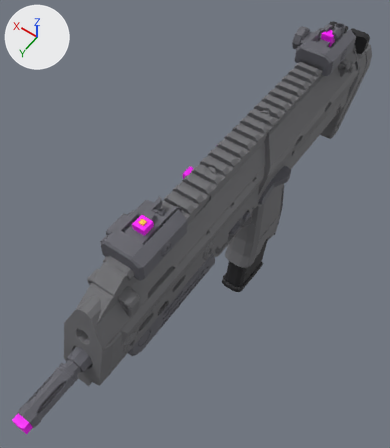
Before and after pictures for a commit that changed the glTF model art/sources/SMG.glb.
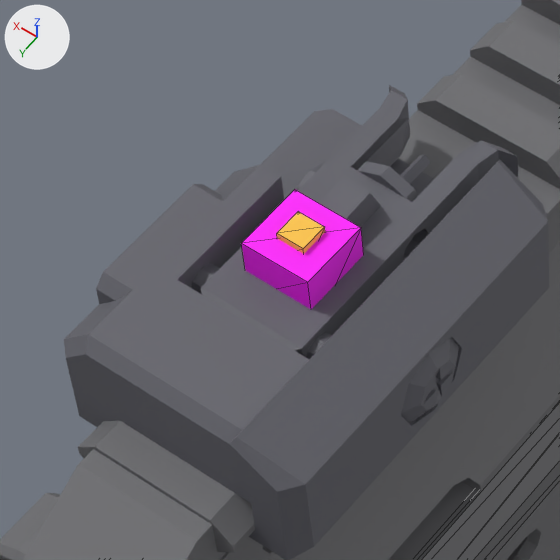
The first picture shows the older version from a 50 mm camera at (-0.78, 1.34, 1.94) aimed at (0.13, 0.06, -0.07). The close-ups show the older and then the newer version on the part from 23% to 48% of the width and 40% to 63% of the height of that picture. Only the edits that show in the close-ups are written down. The lights are fixed; the arrows at upper left show +X, +Y and +Z. The close-ups show mesh edges as thin lines. Vertices at exactly the same position are counted once.

The scene before the commit, as lines of its bpy script (objects in view):
```python
me_neon_frontdot = bpy.data.meshes.new('Neon_FrontDot')
me_neon_frontdot.from_pydata(...)  # a box spanning x -0.01..0.01, y 0.5325..0.5525, z 0.5239..0.5439
me_neon_frontdot.materials.append(mat_neon_frontdot)
me_point_sightfront = bpy.data.meshes.new('Point_SightFront')
me_point_sightfront.from_pydata(...)  # a box spanning x -0.025..0.025, y 0.5174..0.5674, z 0.4889..0.5389
me_point_sightfront.materials.append(mat_point_sightfront)
me_skin_stock = bpy.data.meshes.new('Skin_Stock')
me_skin_stock.from_pydata(...)  # 321 vertices, 646 faces; spans x -0.12..0.12, y -1.19..0.82, z -0.31..0.33
me_skin_stock.materials.append(mat_skin_stock)  # grey #6c6c6f
ob_neon_frontdot = bpy.data.objects.new('Neon_FrontDot', me_neon_frontdot)
ob_neon_frontdot.location = (0.0, 0.0, 0.0)
ob_point_sightfront = bpy.data.objects.new('Point_SightFront', me_point_sightfront)
ob_point_sightfront.location = (0.0, 0.0, 0.0)
ob_skin_stock = bpy.data.objects.new('Skin_Stock', me_skin_stock)
ob_skin_stock.location = (0.0, 0.0, 0.0)
# also in view: 'Body' at (0.0, 0.12, 0.23); 'Skin_Receiver' at (0.01, -0.06, -0.03)
```
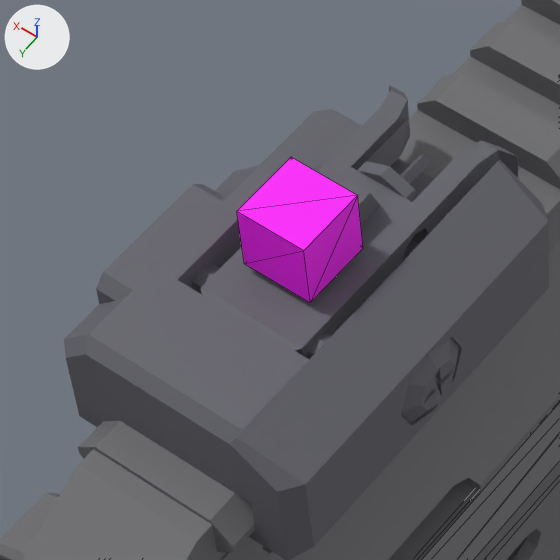
Pixel boxes [x1, y1, x2, y2] of what changed, in the close-ups (560 x 560 px):
'Point_SightFront', moved
    before: [241, 190, 364, 309]
    after: [237, 157, 363, 303]

What the commit changed:
me_point_sightfront is used by ob_point_sightfront; location (0.0, 0.0, 0.0).
me_point_sightfront had 8 vertices, 12 faces and spanned x -0.025..0.025, y 0.5174..0.5674, z 0.4889..0.5389.
me_point_sightfront now has 8 vertices, 12 faces and spans x -0.025..0.025, y 0.5174..0.5674, z 0.519..0.569.
me_point_sightfront part 1: the whole mesh is moved by (0.0, 0.0, 0.0301).
